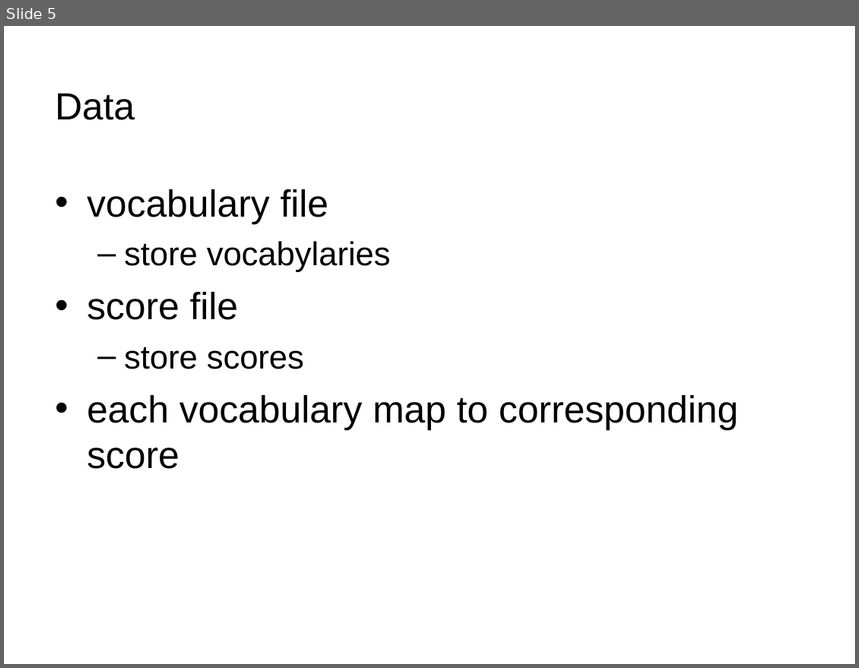
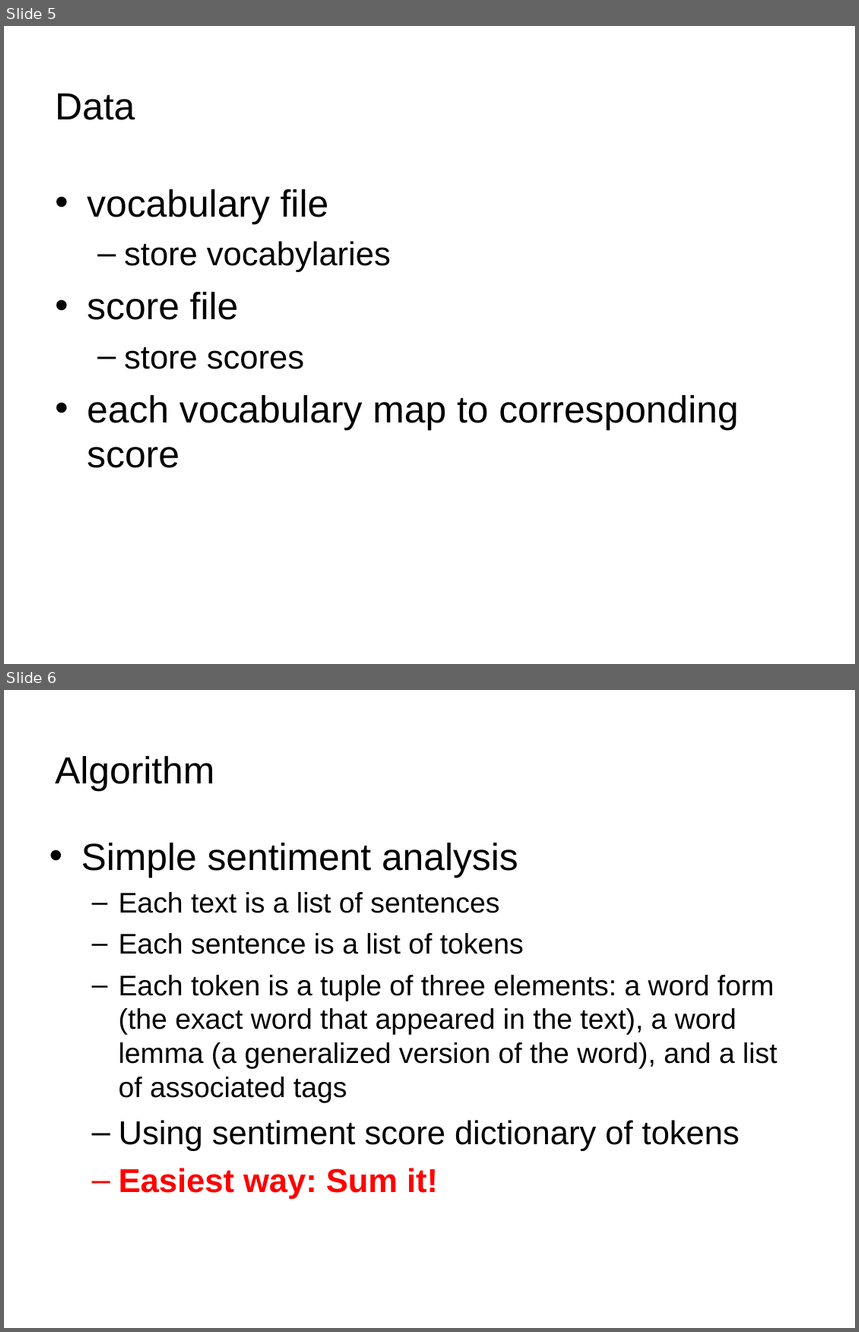
Before and after one commit to Azure22/cs686dm-final, a slide deck: Presentation.ppt. Shown one above the other, each under a label of ours: slide 5 before the commit, slides 5 and 6 after it. The pictures are 859x668 and 859x1332 pixels, drawn with LibreOffice and Linux fonts; fonts in the diff are those of the drawing. Boxes give left, top, right and bottom in pixels: in the first picture for what was removed or moved away, otherwise in the second. Text is boxed around its words. In the diff, an @@ line names an element or a change of style, - is before the commit and + after.

```diff
--- a/Presentation.ppt
+++ b/Presentation.ppt
@@ slide 6 added at (x1=4, y1=690, x2=855, y2=1328), background #FFFFFF @@
@@ title added at (x1=55, y1=756, x2=215, y2=791), 32 pt, text #000000 @@
+Algorithm
@@ text added at (x1=82, y1=843, x2=778, y2=1199), 24 pt, text #000000 @@
+• Simple sentiment analysis
+  – Each text is a list of sentences
+  – Each sentence is a list of tokens
+  – Each token is a tuple of three elements: a word form (the exact word that appeared in the text), a word lemma (a generalized version of the word), and a list of associated tags
+  – Using sentiment score dictionary of tokens
+  – Easiest way: Sum it!
```
Also in this commit, not shown: 1 slide changed, 1 other slide added, 1 slide removed.
